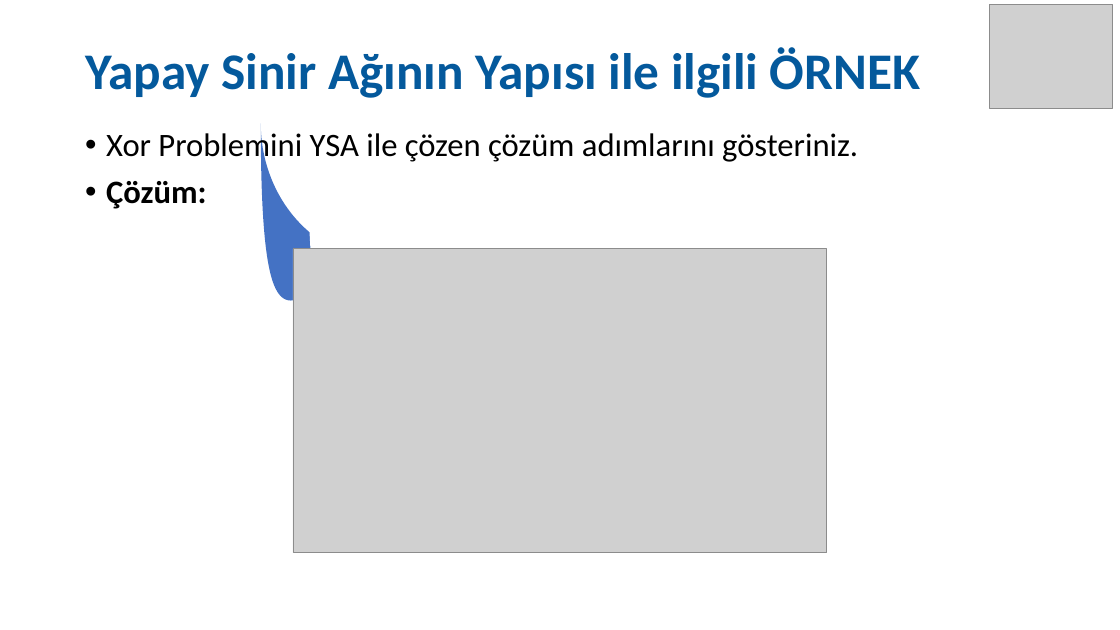
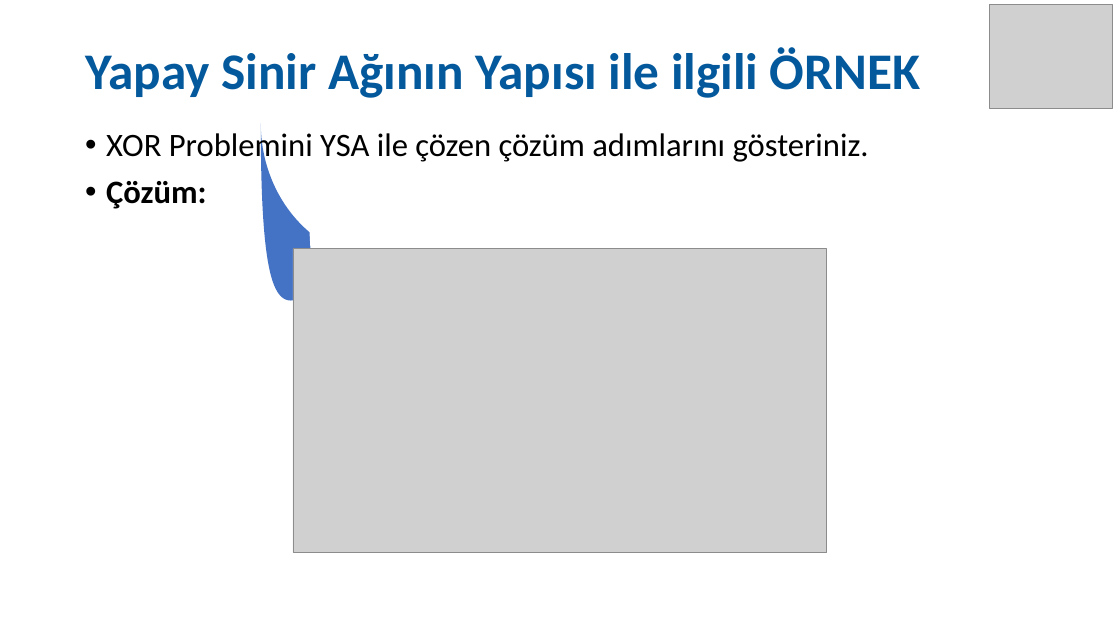
Before and after one commit to SevdanurGENC/Artificial-Neural-Networks-Lecture-Notes, a slide deck: slide 11 of Notes/02. Bolum - Yapay Sinir Aglari.ppt (slide 4 before the commit). Drawn at 1120x630 pixels with LibreOffice and Linux fonts; fonts in the diff are those of the drawing; grey boxes stand for pictures. Boxes give left, top, right and bottom in pixels: in the first picture for what was removed or moved away, otherwise in the second. Text is boxed around its words. In the diff, an @@ line names an element or a change of style, - is before the commit and + after.

```diff
--- a/Notes/02. Bolum - Yapay Sinir Aglari.ppt
+++ b/Notes/02. Bolum - Yapay Sinir Aglari.ppt
@@ text at (106, 133, 869, 165): text changed @@
-• Xor Problemini YSA ile çözen çözüm adımlarını gösteriniz.
+• XOR Problemini YSA ile çözen çözüm adımlarını gösteriniz.
```
Also in this commit, not shown: 24 other slides changed, 13 slides added.
